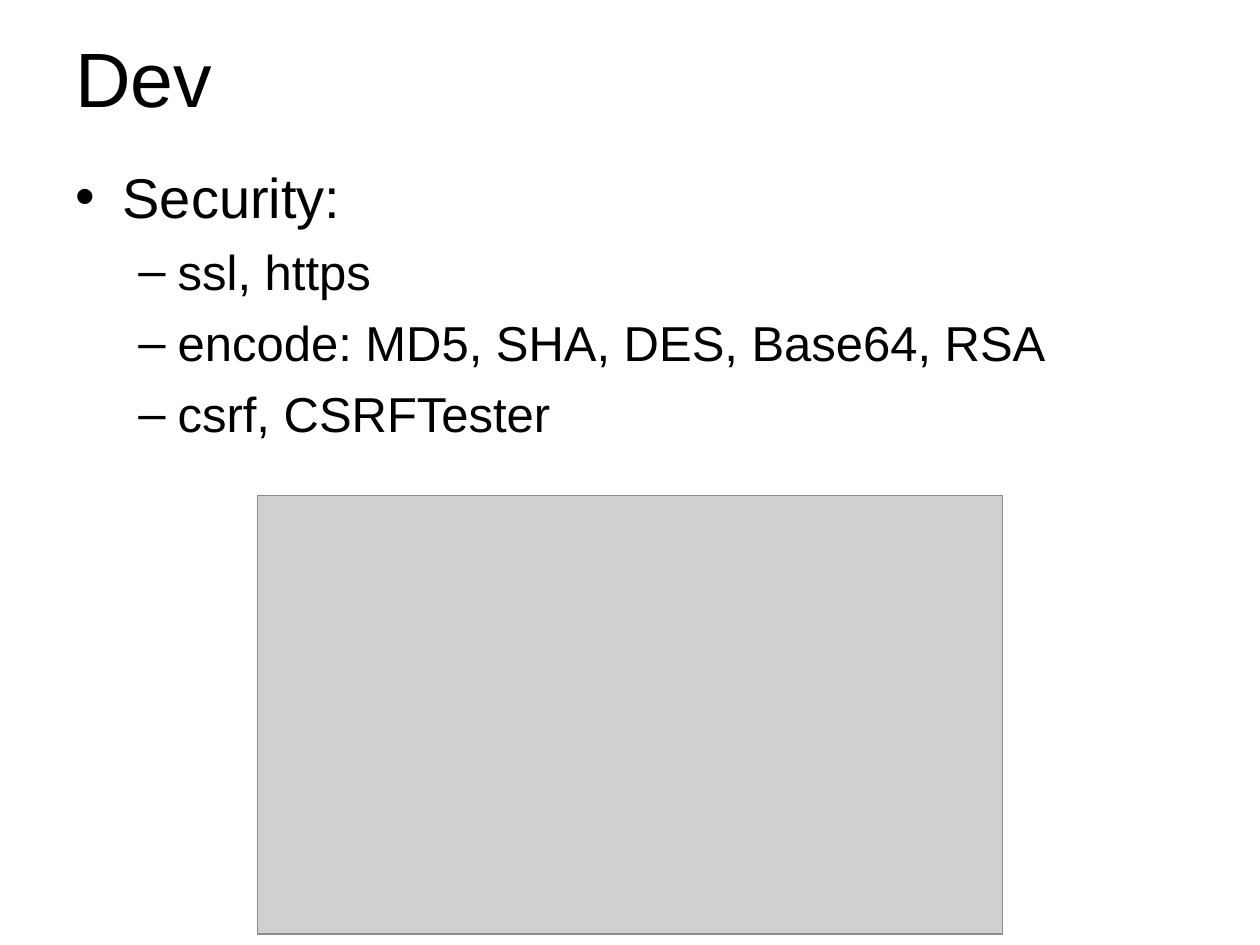
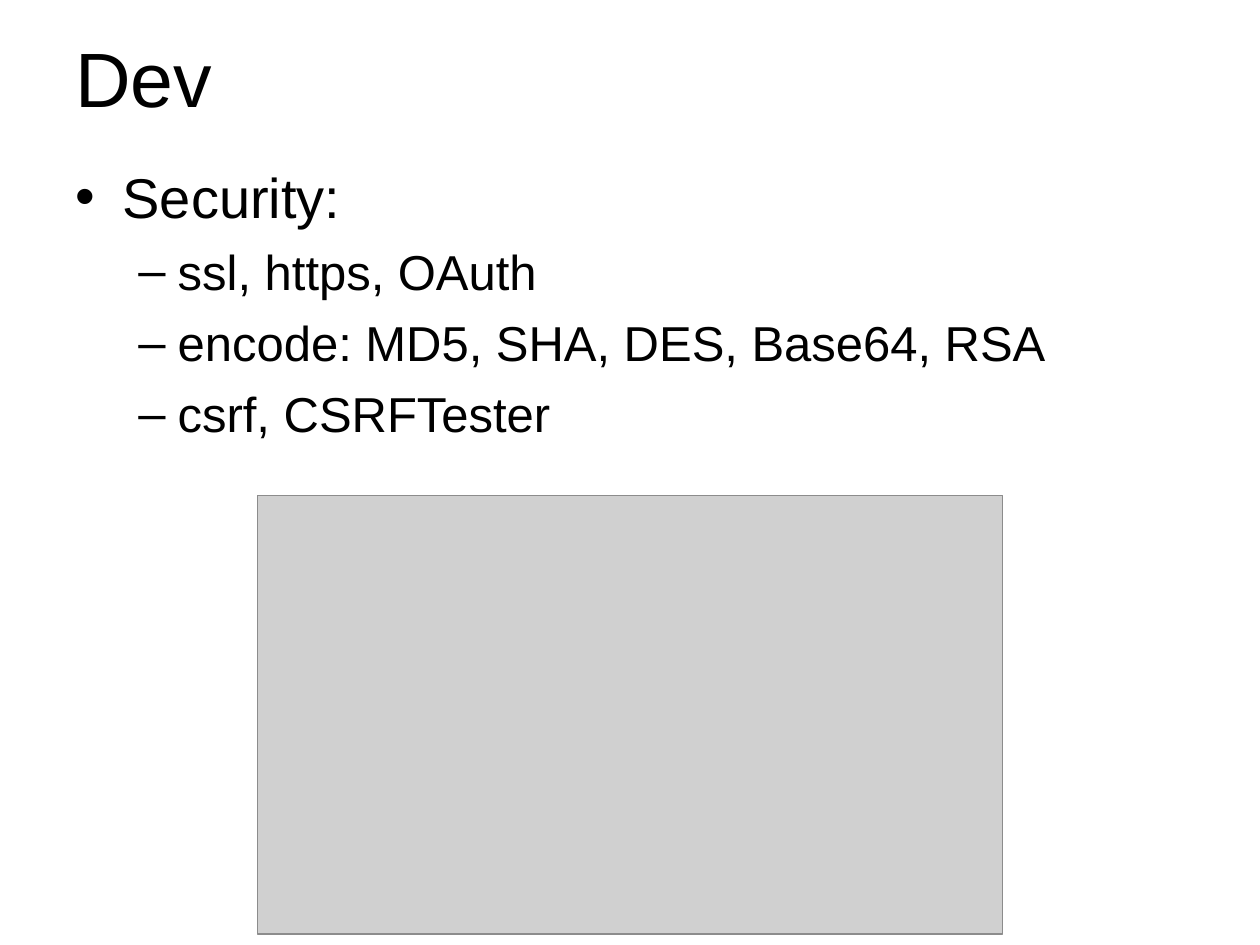
Before and after one commit to Wang-Ray/notes, a slide deck: slide 17 of Architect.ppt. Drawn at 1260x945 pixels with LibreOffice and Linux fonts; fonts in the diff are those of the drawing; grey boxes stand for pictures; background and template pictures are left out. Boxes give left, top, right and bottom in pixels: in the first picture for what was removed or moved away, otherwise in the second. Text is boxed around its words. In the diff, an @@ line names an element or a change of style, - is before the commit and + after.

```diff
--- a/Architect.ppt
+++ b/Architect.ppt
@@ text at [178, 254, 537, 300]: text changed @@
-  – ssl, https
+  – ssl, https, OAuth
```
Also in this commit, not shown: 4 other slides changed, 1 slide removed, 1 other file.
